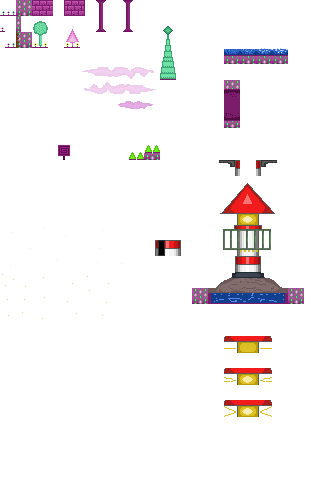
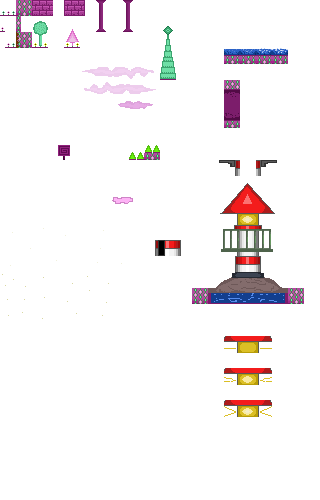
Layers edited between the first and the second w=320, h=500 image:
painted on "tilesheet.png" over box(112, 197, 273, 252)
